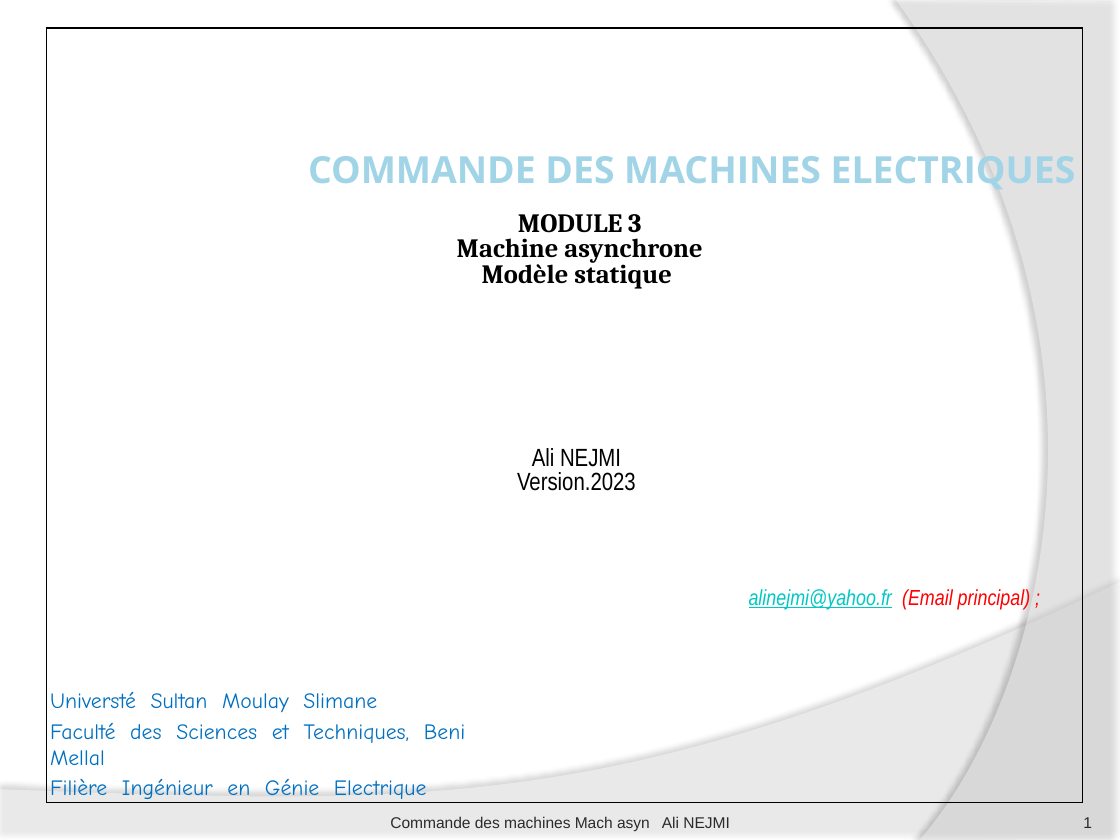
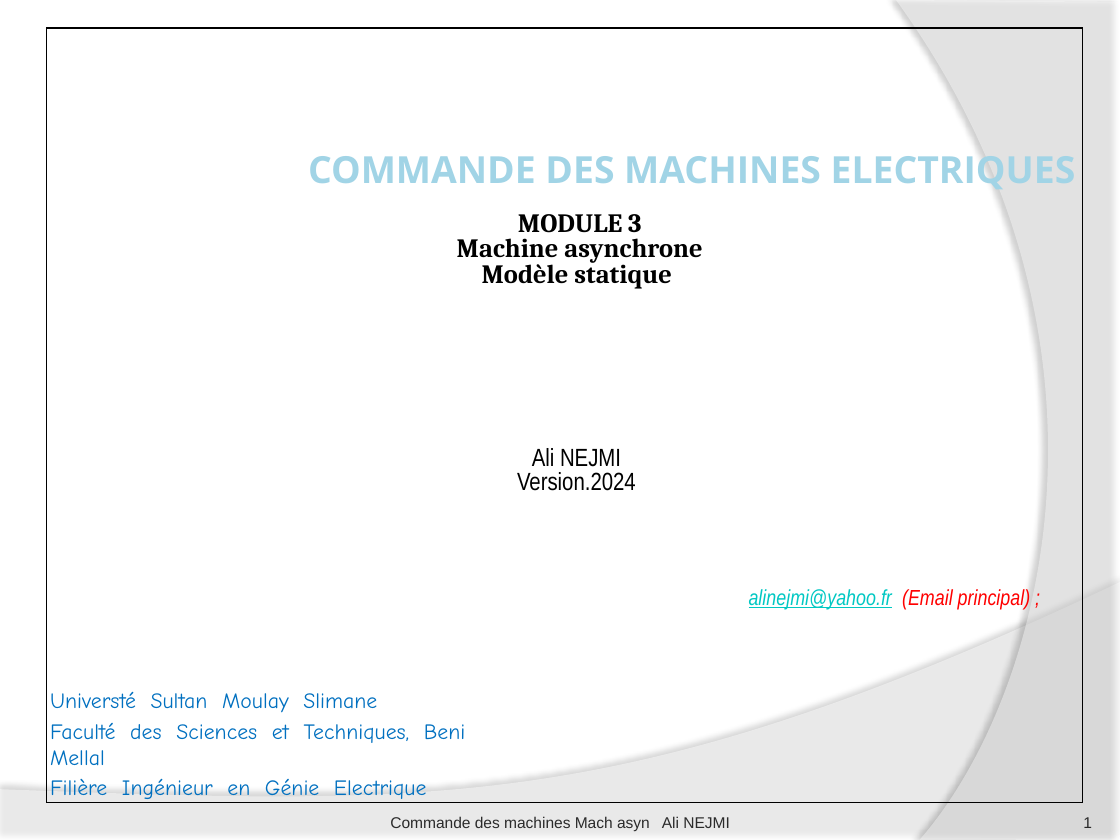
Before and after one commit to alinejmi/alinejmi.github.io, a slide deck: slide 1 of files/Chap3.Commande-du-moteur-asynchrone-Modele-statique.pptx. Drawn at 1120x840 pixels with LibreOffice and Linux fonts; fonts in the diff are those of the drawing; background and template pictures are left out. Boxes give left, top, right and bottom in pixels: in the first picture for what was removed or moved away, otherwise in the second. Text is boxed around its words. In the diff, an @@ line names an element or a change of style, - is before the commit and + after.

```diff
--- a/files/Chap3.Commande-du-moteur-asynchrone-Modele-statique.pptx
+++ b/files/Chap3.Commande-du-moteur-asynchrone-Modele-statique.pptx
@@ text at bbox=[517, 472, 636, 491]: text changed @@
-Version.2023
+Version.2024
```
Also in this commit, not shown: 11 other files.
